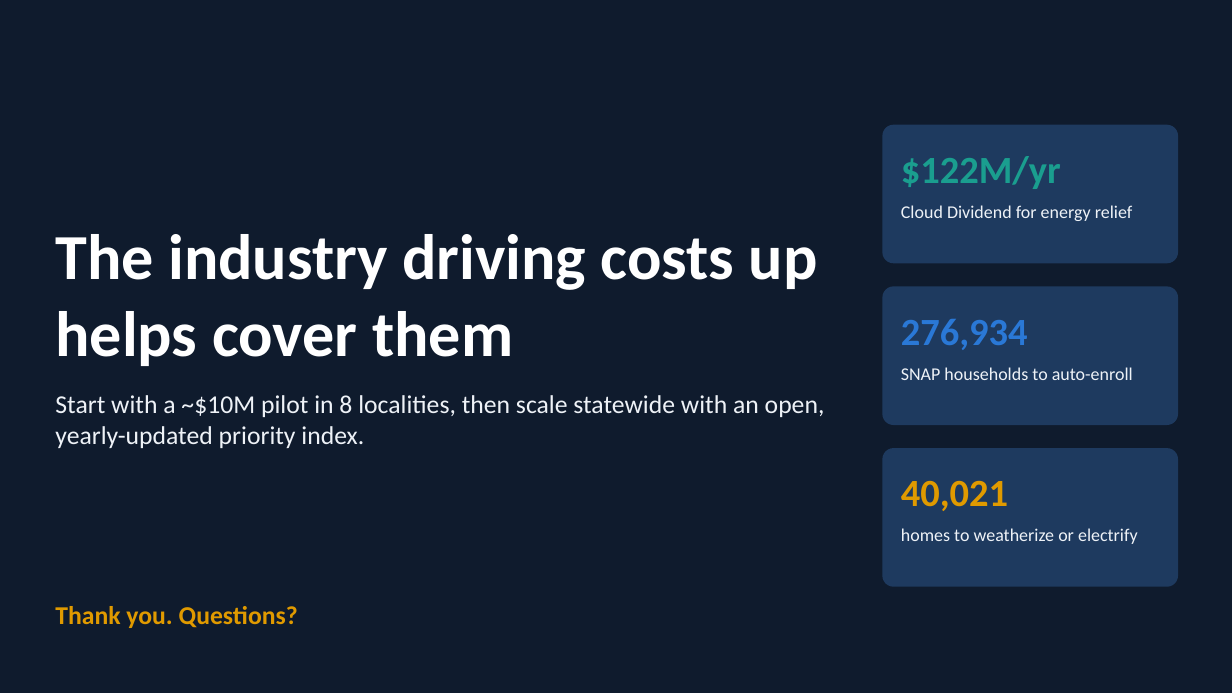
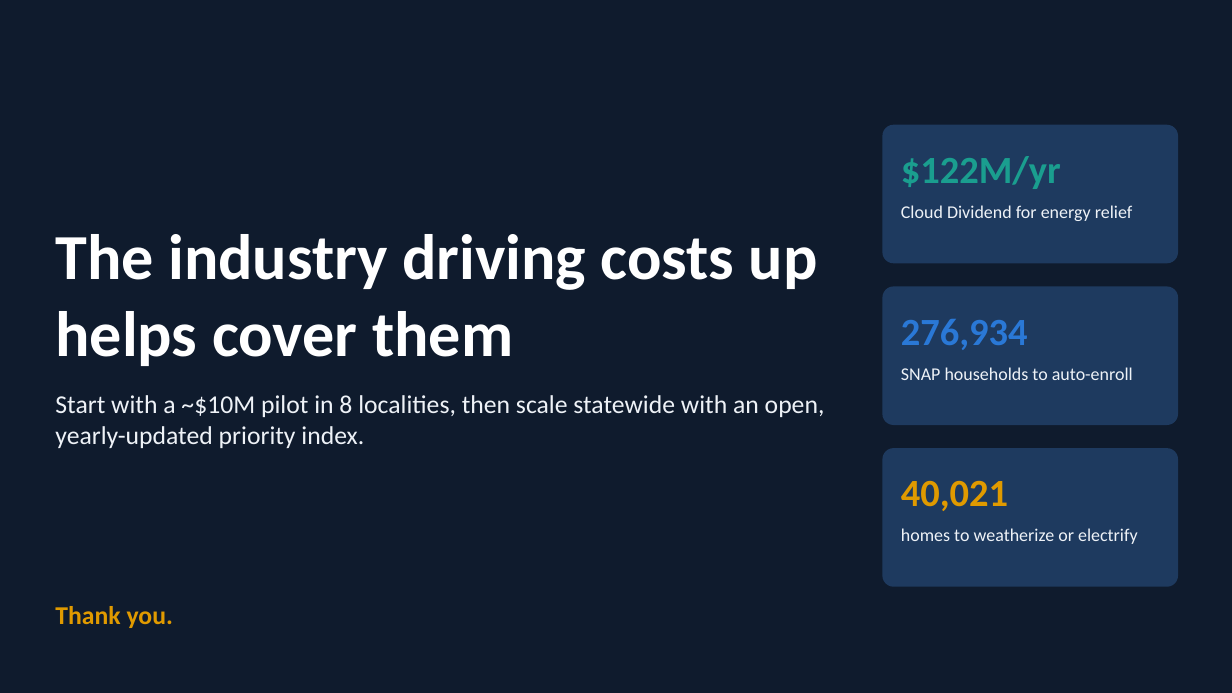
Before and after one commit to jtoleary804/Datathon2026, a slide deck: slide 9 of presentation/Who_Pays_for_the_Cloud.pptx. Drawn at 1232x693 pixels with LibreOffice and Linux fonts; fonts in the diff are those of the drawing. Boxes give left, top, right and bottom in pixels: in the first picture for what was removed or moved away, otherwise in the second. Text is boxed around its words. In the diff, an @@ line names an element or a change of style, - is before the commit and + after.

```diff
--- a/presentation/Who_Pays_for_the_Cloud.pptx
+++ b/presentation/Who_Pays_for_the_Cloud.pptx
@@ text at (55,606,173,628): text changed @@
-Thank you. Questions?
+Thank you.
```
Also in this commit, not shown: 8 other slides changed, 2 other files.
